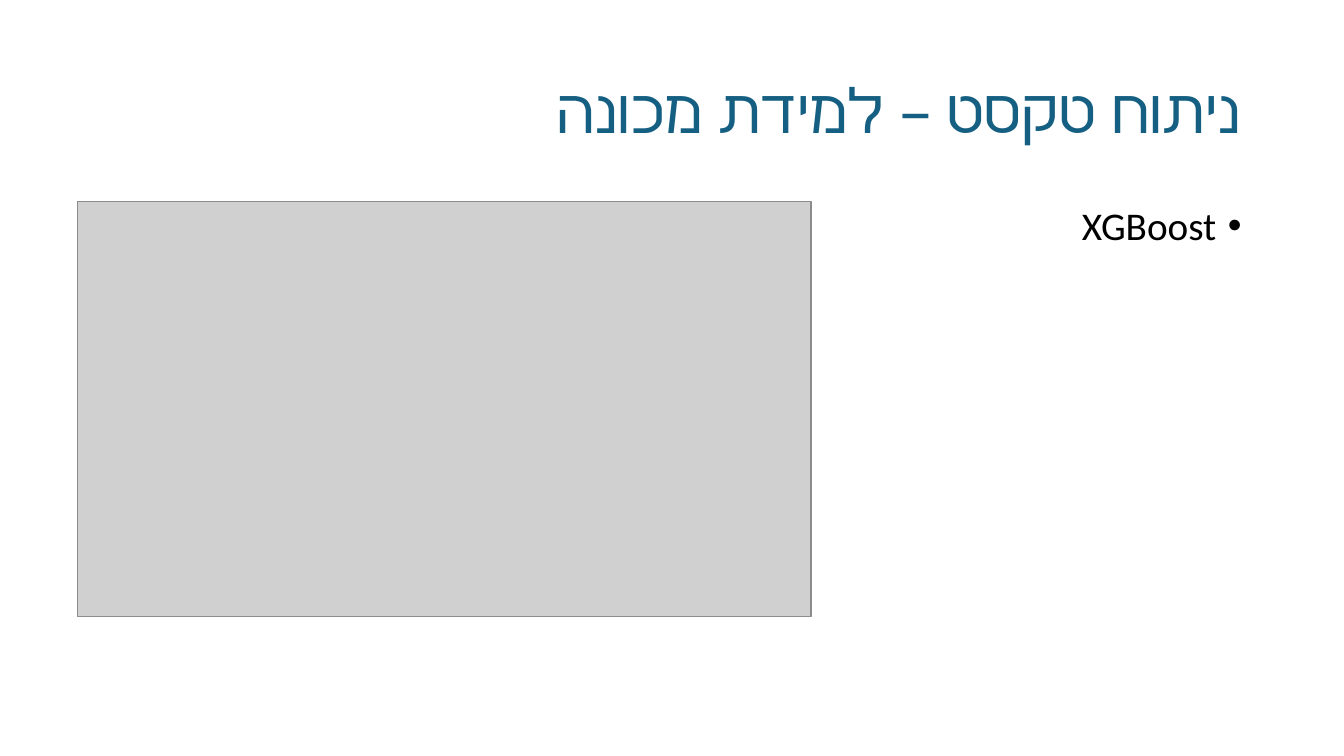
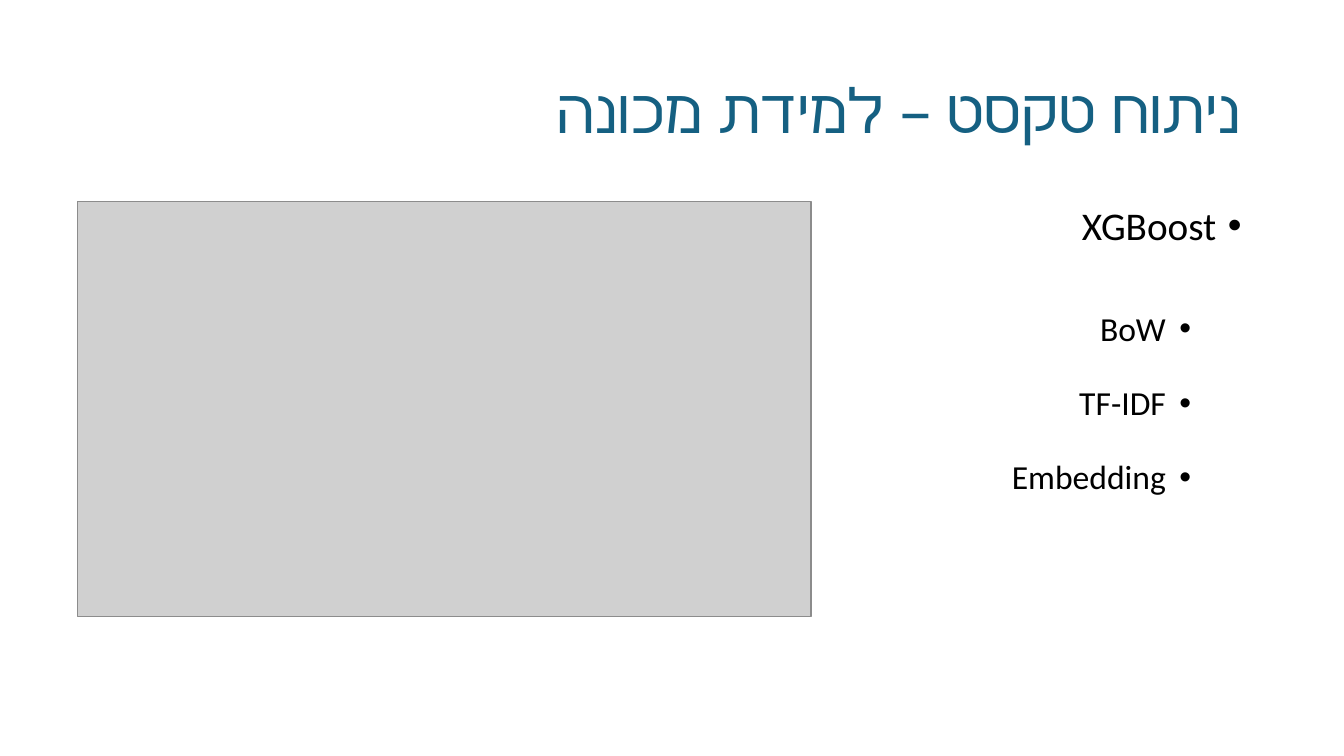
Before and after one commit to Avigail-Stachi/first_aid_app, a slide deck: slide 4 of ResQPal.pptx. Drawn at 1344x756 pixels with LibreOffice and Linux fonts; fonts in the diff are those of the drawing; grey boxes stand for pictures. Boxes give left, top, right and bottom in pixels: in the first picture for what was removed or moved away, otherwise in the second. Text is boxed around its words. In the diff, an @@ line names an element or a change of style, - is before the commit and + after.

```diff
--- a/ResQPal.pptx
+++ b/ResQPal.pptx
@@ text at box(1012, 319, 1166, 495): paragraphs added @@
+  • BoW
+  • TF-IDF
+  • Embedding
```
Also in this commit, not shown: 1 other slide changed.
